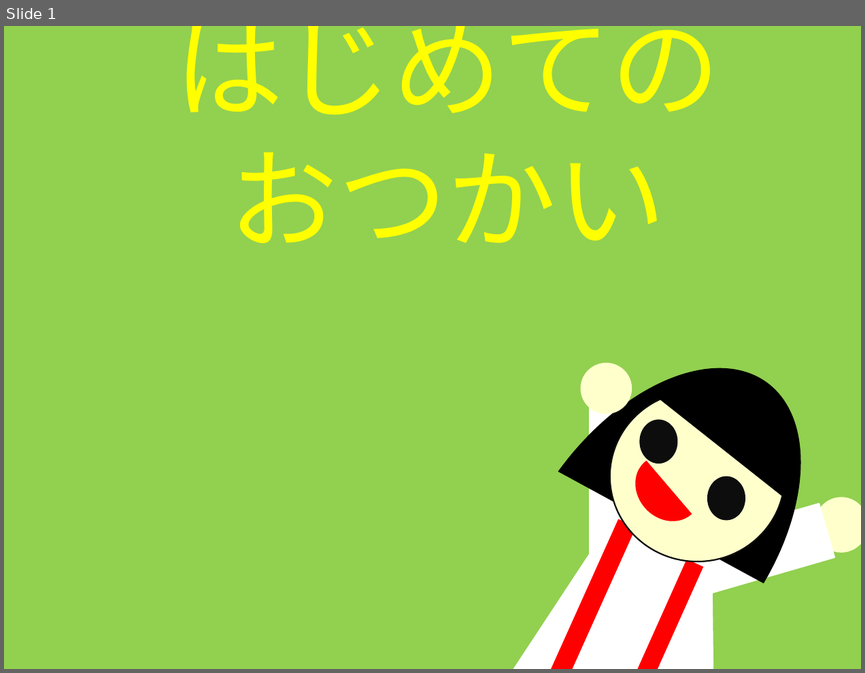
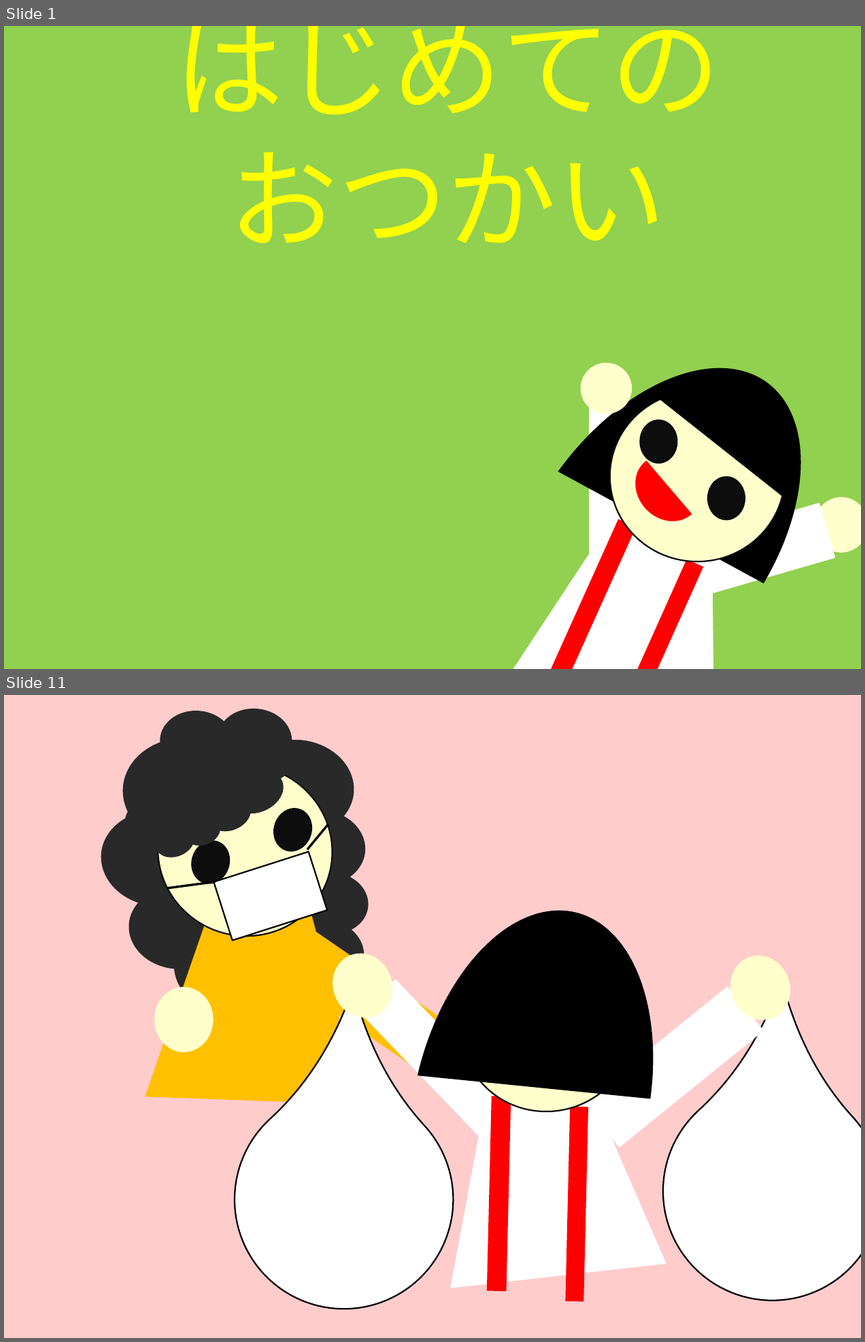
Before and after one commit to EdaHikari/OtsukaiGame, a slide deck: 新規 Microsoft PowerPoint Presentation.pptx. Shown one above the other, each under a label of ours: slide 1 before the commit, slides 1 and 11 after it; the slides between them are not shown. The pictures are 865x673 and 865x1342 pixels, drawn with LibreOffice and Linux fonts; fonts in the diff are those of the drawing. Boxes give left, top, right and bottom in pixels: in the first picture for what was removed or moved away, otherwise in the second. Text is boxed around its words. In the diff, an @@ line names an element or a change of style, - is before the commit and + after.

```diff
--- a/新規 Microsoft PowerPoint Presentation.pptx
+++ b/新規 Microsoft PowerPoint Presentation.pptx
@@ slide 11 added at [4,695,861,1338], background #FFCCCC @@
@@ group added at [322,885,763,1317]: 4 rectangles, 2 ellipses, 1 trapezoid, 1 chord (boxed as its full ellipse) @@
@@ ellipse added at [720,946,800,1030], fill #FFFFCC @@
@@ group added at [90,697,490,1104]: 5 ellipses, 2 clouds, 2 rectangles, 2 lines, 1 trapezoid @@
@@ teardrop added at [618,1037,861,1338], fill #FFFFFF, outline #000000 1 pt @@
@@ teardrop added at [190,1045,498,1338], fill #FFFFFF, outline #000000 1 pt @@
```
Also in this commit, not shown: 1 slide changed, 9 other slides added, 46 other files.
